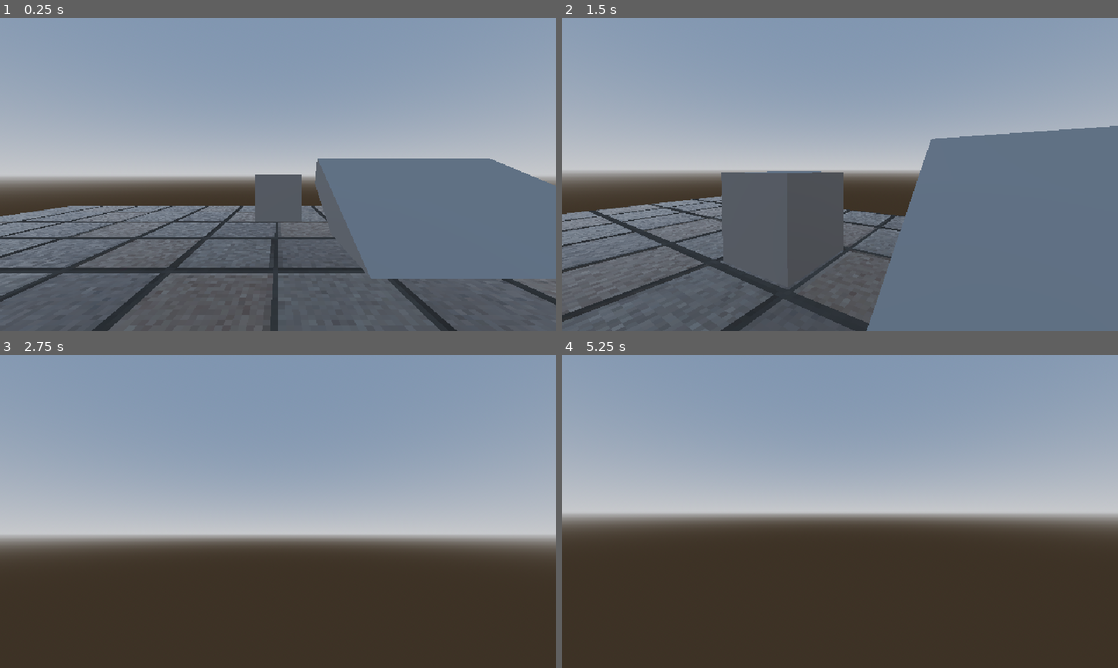
Above: before the commit, frames 1-4 (two rows, left to right).
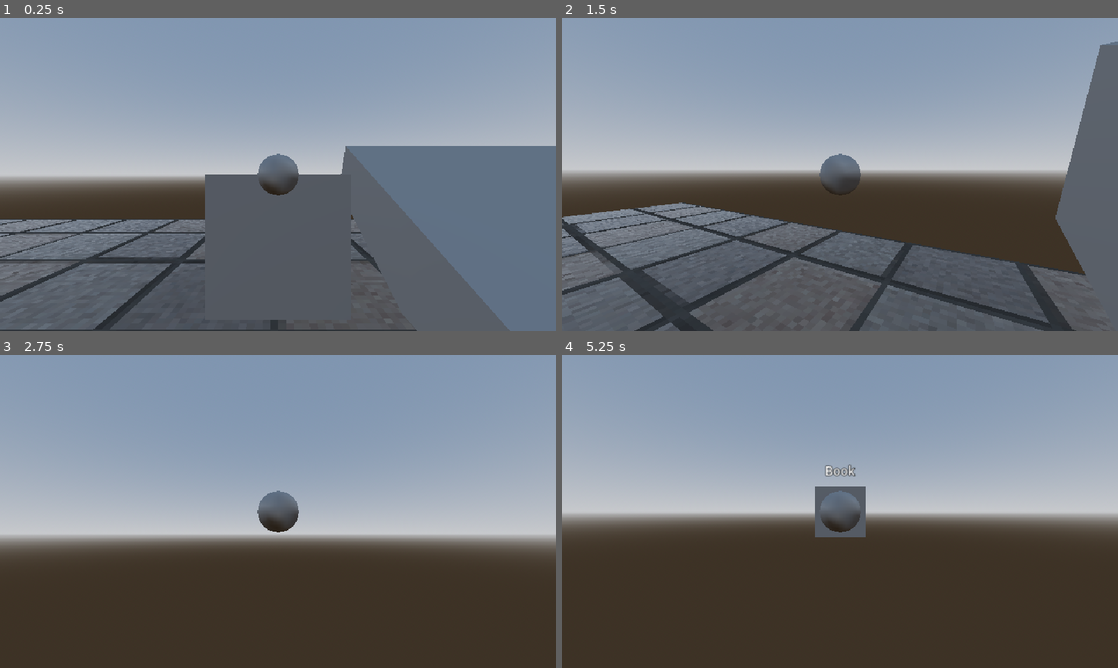
Above: after the commit, the same moments.

Repository: nulture/the_archives
Game: Godot game, scene res://scenes/world.tscn
Two runs of this game, one before a commit and one after it. Both use one fixed random seed, a clock stepped at 60 frames per second and the inputs below.
Inputs (mouse positions are in pixels of both pictures, inside the frame that each line leads up to):
- Up to frame 1 (0.25 s): no input
- Up to frame 2 (1.5 s): tap Enter at 0.5 s; move the mouse to (867, 174) at 0.52 s; press the mouse at (867, 174) at 0.53 s; hold W (walk_forward) from 0.53 s (still down); tap Space (jump) at 0.77 s; right-click (867, 174) at 0.8 s; move the mouse to (812, 174) at 1.27 s; release the mouse at (812, 174) at 1.28 s; right-click (812, 174) at 1.35 s
- Up to frame 3 (2.75 s): keep holding W (walk_forward); tap Space (jump) at 1.52 s; click (250, 511) at 1.55 s; move the mouse to (289, 505) at 2.02 s; press the mouse at (289, 505) at 2.03 s; right-click (289, 505) at 2.3 s
- Up to frame 4 (5.25 s): keep holding W (walk_forward); tap Space (jump) at 2.75, 3.02, 3.77, 4.25, 4.52 s; move the mouse to (834, 517) at 2.77 s; release the mouse at (834, 517) at 2.78 s; right-click (834, 517) at 2.85 s; click (834, 517) at 3.05 s; tap Enter at 3.5, 5 s; move the mouse to (878, 514) at 3.52 s; hold Shift (sprint) 3.53-4.28 s; click (878, 514) at 3.67 s; right-click (878, 514) at 3.8 s; move the mouse to (795, 508) at 4.27 s; click (795, 508) at 4.35 s; move the mouse to (845, 511) at 5.02 s; hold Right mouse button (hand_right) from 5.03 s (still down); click (845, 511) at 5.17 s

The runs differ from the first frame. In frame 1, 16% of the frame differs, in the area x 0-100%, y 40-100%; in frame 2, 38%, in the area x 0-100%, y 7-100%; in frame 3, 0.8%; in frame 4, 1.6%.

Commit message:
uhhhh let's change things up a bit

Diff:
--- a/project.godot
+++ b/project.godot
@@ -18,6 +18,10 @@
 [autoload]
 
 autoload="*res://scripts/autoload.gd"
+
+[debug]
+
+gdscript/warnings/unused_parameter=0
 
 [display]
 
--- /dev/null
+++ b/scenes/cast_targeter.gd
@@ -0,0 +1,10 @@
+
+@tool
+extends RayCast3D
+
+@export var target_node : Node3D
+
+
+# Called every frame. 'delta' is the elapsed time since the previous frame.
+func _process(delta: float) -> void:
+	target_position = target_node.position
--- a/scenes/player.tscn
+++ b/scenes/player.tscn
@@ -1,17 +1,31 @@
-[gd_scene load_steps=5 format=3 uid="uid://bowekhs5mnpfs"]
+[gd_scene load_steps=11 format=3 uid="uid://bowekhs5mnpfs"]
 
 [ext_resource type="Script" path="res://scripts/player.gd" id="1_g6rkt"]
+[ext_resource type="Script" path="res://scripts/hands.gd" id="2_dfmdk"]
+[ext_resource type="Script" path="res://scenes/cast_targeter.gd" id="4_j15pa"]
+[ext_resource type="Script" path="res://scenes/raycast_end.gd" id="5_pc0bj"]
 
 [sub_resource type="CapsuleShape3D" id="CapsuleShape3D_4ojsg"]
 radius = 0.333
 
-[sub_resource type="CapsuleShape3D" id="CapsuleShape3D_x8wxm"]
-radius = 0.3
-
 [sub_resource type="BoxShape3D" id="BoxShape3D_7cxpb"]
 size = Vector3(0.5, 0.01, 0.01)
 
+[sub_resource type="SphereShape3D" id="SphereShape3D_77xbh"]
+radius = 0.15
+
+[sub_resource type="QuadMesh" id="QuadMesh_7fi61"]
+size = Vector2(0.25, 0.25)
+
+[sub_resource type="SphereMesh" id="SphereMesh_y7ix3"]
+radius = 0.1
+height = 0.2
+
+[sub_resource type="BoxMesh" id="BoxMesh_sfe86"]
+size = Vector3(0.1, 0.1, 0.1)
+
 [node name="player" type="CharacterBody3D"]
+collision_layer = 2
 axis_lock_angular_x = true
 axis_lock_angular_y = true
 axis_lock_angular_z = true
@@ -19,12 +33,6 @@
 
 [node name="shape" type="CollisionShape3D" parent="."]
 shape = SubResource("CapsuleShape3D_4ojsg")
-
-[node name="floor_sensor" type="ShapeCast3D" parent="."]
-visible = false
-shape = SubResource("CapsuleShape3D_x8wxm")
-target_position = Vector3(0, -0.1, 0)
-max_results = 1
 
 [node name="ledge_sensor" type="ShapeCast3D" parent="."]
 transform = Transform3D(1, 0, 0, 0, 1, 0, 0, 0, 1, 0, 0.7, -0.4)
@@ -35,3 +43,49 @@
 
 [node name="camera" type="Camera3D" parent="pov"]
 current = true
+
+[node name="hands_controller" type="Node" parent="pov/camera" node_paths=PackedStringArray("cast", "hand_right", "target_node")]
+script = ExtResource("2_dfmdk")
+cast = NodePath("../hand_cast")
+hand_right = NodePath("../arm_r/hand_r")
+target_node = NodePath("../target_r")
+
+[node name="arm_r" type="Node3D" parent="pov/camera"]
+transform = Transform3D(1, 0, 0, 0, 1, 0, 0, 0, 1, 0.25, -0.1, 0)
+
+[node name="hand_r" type="Area3D" parent="pov/camera/arm_r"]
+monitorable = false
+
+[node name="shape" type="CollisionShape3D" parent="pov/camera/arm_r/hand_r"]
+shape = SubResource("SphereShape3D_77xbh")
+
+[node name="preview_mesh" type="MeshInstance3D" parent="pov/camera/arm_r/hand_r"]
+mesh = SubResource("QuadMesh_7fi61")
+skeleton = NodePath("")
+
+[node name="interaction_label" type="Label3D" parent="pov/camera/arm_r/hand_r"]
+transform = Transform3D(1, 0, 0, 0, 1, 0, 0, 0, 1, 0, 0.2, 0)
+text = "Book"
+font_size = 12
+outline_size = 2
+
+[node name="target_r" type="Node3D" parent="pov/camera"]
+transform = Transform3D(1, 0, 0, 0, 1, 0, 0, 0, 1, 0, 0, -1)
+
+[node name="preview_mesh" type="MeshInstance3D" parent="pov/camera/target_r"]
+mesh = SubResource("SphereMesh_y7ix3")
+skeleton = NodePath("")
+
+[node name="hand_cast" type="RayCast3D" parent="pov/camera" node_paths=PackedStringArray("target_node")]
+target_position = Vector3(0, 0, -1)
+collision_mask = 17
+hit_from_inside = true
+script = ExtResource("4_j15pa")
+target_node = NodePath("../target_r")
+
+[node name="preview_mesh" type="Node3D" parent="pov/camera/hand_cast"]
+transform = Transform3D(1, 0, 0, 0, 1, 0, 0, 0, 1, 0, 0, -1)
+script = ExtResource("5_pc0bj")
+
+[node name="MeshInstance3D" type="MeshInstance3D" parent="pov/camera/hand_cast/preview_mesh"]
+mesh = SubResource("BoxMesh_sfe86")
--- /dev/null
+++ b/scenes/raycast_end.gd
@@ -0,0 +1,14 @@
+
+@tool
+extends Node3D
+
+# @export var cast_parent : RayCast3D
+@onready var cast_parent : RayCast3D = self.get_parent()
+
+# Called every frame. 'delta' is the elapsed time since the previous frame.
+func _process(delta: float) -> void:
+	# print(cast_parent.get_collision_point())
+	if cast_parent.is_colliding():
+		self.global_position = cast_parent.get_collision_point()
+	else:
+		self.position = cast_parent.target_position
--- a/scenes/world.tscn
+++ b/scenes/world.tscn
@@ -41,6 +41,7 @@
 
 [node name="StaticBody3D" type="StaticBody3D" parent="."]
 transform = Transform3D(1, 0, 0, 0, 1, 0, 0, 0, 1, 0, 1, -5)
+collision_layer = 17
 
 [node name="CollisionShape3D" type="CollisionShape3D" parent="StaticBody3D"]
 shape = SubResource("BoxShape3D_mqss7")
@@ -58,4 +59,4 @@
 mesh = SubResource("BoxMesh_6dohc")
 
 [node name="player" parent="." instance=ExtResource("2_musby")]
-transform = Transform3D(1, 0, 0, 0, 1, 0, 0, 0, 1, 0, 1, 0)
+transform = Transform3D(1, 0, 0, 0, 1, 0, 0, 0, 1, 0, 1.1441, -2.938)
--- /dev/null
+++ b/scripts/hand.gd
@@ -0,0 +1,38 @@
+extends Area3D
+
+@onready var origin_node : Node3D = self.get_parent()
+
+@export var is_right_hand : bool
+@export var target_node : Node3D
+
+var stored_position : Vector3
+
+var _is_reaching : bool
+var is_reaching : bool :
+	get: return _is_reaching
+	set(value):
+		if _is_reaching == value: return
+		_is_reaching = value
+
+		get_parent().remove_child(self)
+		if _is_reaching:
+			target_node.add_child(self)
+			position = stored_position
+		else:
+			origin_node.add_child(self)
+			stored_position = position
+			position = Vector3.ZERO
+
+
+func _input(event: InputEvent) -> void:
+	if is_right_hand:
+		pass
+		if event.is_action_pressed("hand_right"):
+			is_reaching = true
+		elif event.is_action_released("hand_right"):
+			is_reaching = false
+	else:
+		if event.is_action_pressed("hand_left"):
+			is_reaching = true
+		elif event.is_action_released("hand_left"):
+			is_reaching = false
--- /dev/null
+++ b/scripts/hands.gd
@@ -0,0 +1,59 @@
+
+class_name Hands extends Node
+
+@export var cast : RayCast3D
+@export var hand_right : Area3D
+@export var hand_left : Area3D
+@export var target_node : Node3D
+
+@onready var camera : Camera3D = self.get_parent()
+@onready var origins : Dictionary = {
+	hand_right: hand_right.get_parent(),
+	# hand_left : hand_left.get_parent(),
+}
+
+var hand_mouse_input : Vector2
+
+var _reaching_hand : Area3D
+var reaching_hand : Area3D :
+	get: return _reaching_hand
+	set(value):
+		if _reaching_hand == value: return
+
+		if _reaching_hand:
+			_reaching_hand.get_parent().remove_child(_reaching_hand)
+			origins[_reaching_hand].add_child(_reaching_hand)
+			# stored_position = _reaching_hand.position
+			_reaching_hand.position = Vector3.ZERO
+		# else:
+			# target_node.position = Vector3.ZERO
+
+		_reaching_hand = value
+		# target_node.position = target_node.position * Vector3.FORWARD
+
+		if _reaching_hand:
+			_reaching_hand.get_parent().remove_child(_reaching_hand)
+			camera.add_child(_reaching_hand)
+			_reaching_hand.global_position = target_node.global_position
+
+
+var is_reaching : bool :
+	get: return _reaching_hand != null
+
+
+func _input(event: InputEvent) -> void:
+	if event.is_action_pressed("hand_right"):
+		reaching_hand = hand_right
+	elif event.is_action_released("hand_right"):
+		reaching_hand = null
+
+	if event is InputEventMouseMotion:
+		hand_mouse_input = event.relative
+
+
+func _process(delta: float) -> void:
+	if reaching_hand:
+		reaching_hand.position += Vector3(hand_mouse_input.x, -hand_mouse_input.y, 0.0) * delta
+		reaching_hand.position = reaching_hand.position.limit_length()
+		# cast.target_position = reaching_hand.position
+	hand_mouse_input = Vector2.ZERO
--- a/scripts/player.gd
+++ b/scripts/player.gd
@@ -4,16 +4,16 @@
 const JUMP_VELOCITY = 4.5
 
 @onready var pov : Node3D = $pov
-@onready var floor_sensor : ShapeCast3D = $floor_sensor
 @onready var ledge_sensor : ShapeCast3D = $ledge_sensor
 @onready var gravity_strength : float = ProjectSettings.get_setting("physics/3d/default_gravity") * 0.02
+@onready var hands : Hands = $pov/camera/hands_controller
 
 @export var walk_slow_speed : float = 1.0
 @export var walk_fast_speed : float = 1.5
 @export var walk_damp : float = 0.2
 @export_range(0, 1, 0.025) var walk_air_control : float = 0.125
 
-@export var turn_speed : float = 1.0
+@export var turn_speed : float = 3.0
 @export var mouse_turn_speed : float = 1.0
 
 @export var jump_strength : float = 4.0
@@ -48,16 +48,17 @@
 		try_jump()
 
 	if Input.mouse_mode == Input.MOUSE_MODE_CAPTURED and event is InputEventMouseMotion:
-		turn_mouse_axis = -event.relative
+		turn_mouse_axis = event.relative
 
 
 func _physics_process(delta: float) -> void:
-	var turn_axis := Input.get_vector("look_left", "look_right", "look_up", "look_down")
 
-	self.rotation += Vector3.UP * (turn_mouse_axis.x * mouse_turn_speed + turn_axis.x * turn_speed) * delta
-	pov.rotation += Vector3.RIGHT * (turn_mouse_axis.y * mouse_turn_speed + turn_axis.y * turn_speed) * delta
-	pov.rotation_degrees = Vector3(clamp(pov.rotation_degrees.x, -90, 90), pov.rotation_degrees.y, pov.rotation_degrees.z)
-	turn_mouse_axis = Vector2.ZERO
+	if not hands.is_reaching:
+		var turn_axis := Input.get_vector("look_left", "look_right", "look_up", "look_down")
+		self.rotation += Vector3.UP * (turn_mouse_axis.x * mouse_turn_speed + turn_axis.x * turn_speed) * delta * -1.0
+		pov.rotation += Vector3.RIGHT * (turn_mouse_axis.y * mouse_turn_speed + turn_axis.y * turn_speed) * delta * -1.0
+		pov.rotation_degrees = Vector3(clamp(pov.rotation_degrees.x, -90, 90), pov.rotation_degrees.y, pov.rotation_degrees.z)
+		turn_mouse_axis = Vector2.ZERO
 
 	var walk_input := Input.get_vector("strafe_left", "strafe_right", "walk_forward", "walk_back")
 	var walk_vector := transform.basis * Vector3(walk_input.x, 0, walk_input.y)
Renamed: scenes/player_view.gd -> scripts/player_view.gd
